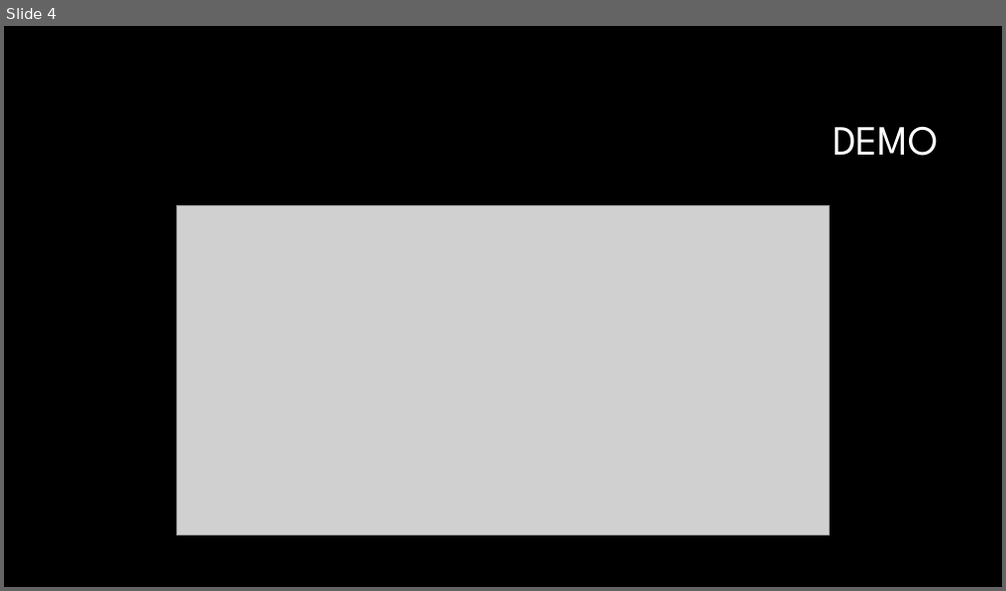
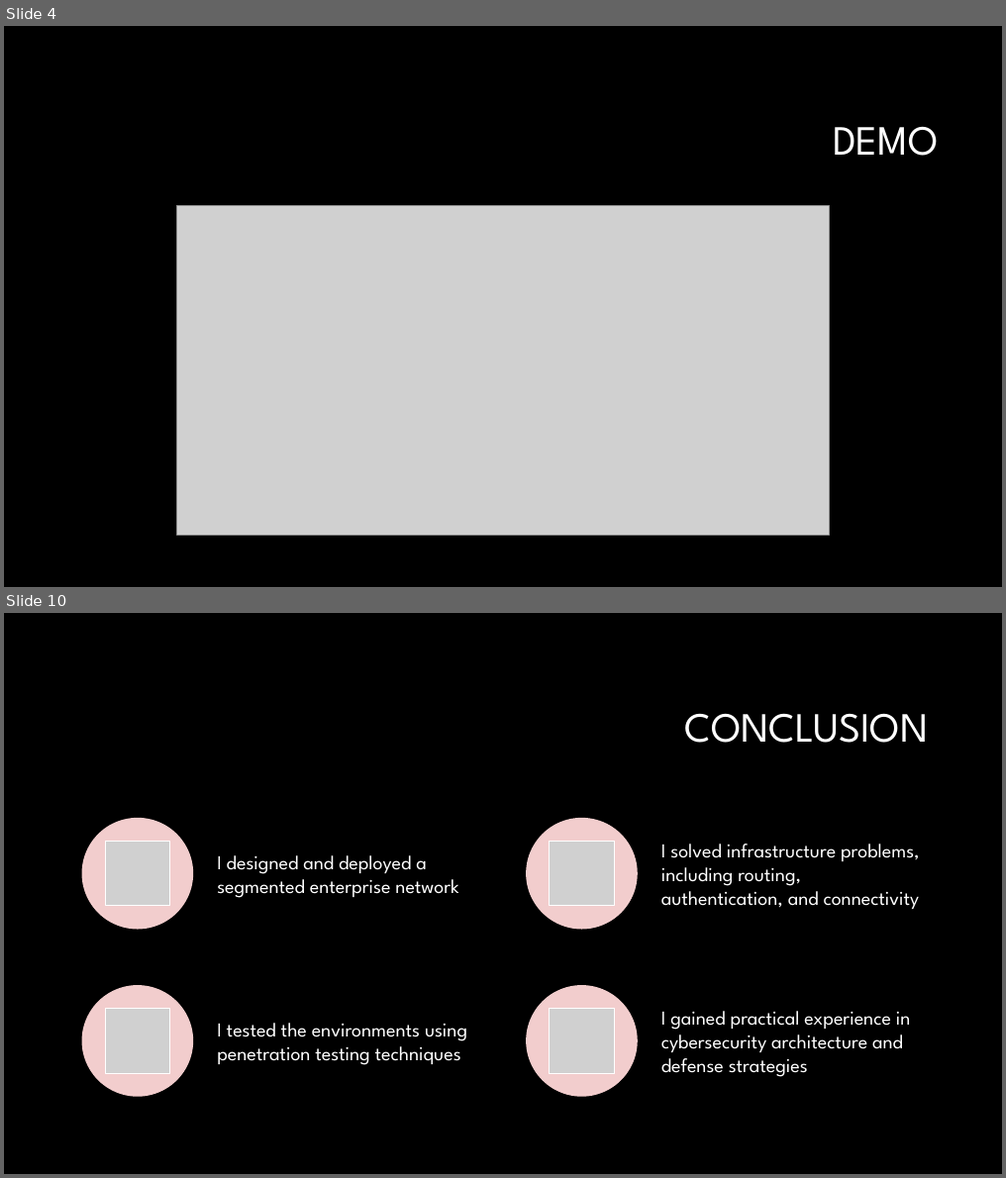
Before and after one commit to supertrey2004/Secure-Multi-Layer-Network-Project---Capstone, a slide deck: Docs/other/Slideshow.pptx. Shown one above the other, each under a label of ours: slide 4 before the commit, slides 4 and 10 after it; the slides between them are not shown. The pictures are 1006x591 and 1006x1178 pixels, drawn with LibreOffice and Linux fonts; fonts in the diff are those of the drawing; grey boxes stand for pictures; background and template pictures are left out. Boxes give left, top, right and bottom in pixels: in the first picture for what was removed or moved away, otherwise in the second. Text is boxed around its words. In the diff, an @@ line names an element or a change of style, - is before the commit and + after.

```diff
--- a/Docs/other/Slideshow.pptx
+++ b/Docs/other/Slideshow.pptx
@@ slide 10 added at [4, 613, 1002, 1174], background #000000 @@
@@ title added at [685, 713, 928, 743], 40 pt, text #FFFFFF @@
+CONCLUSION
@@ group added at [82, 818, 920, 1096]: 4 ellipses, 4 pictures, 4 texts @@
+I designed and deployed a segmented enterprise network
+I solved infrastructure problems, including routing, authentication, and connectivity
+I tested the environments using penetration testing techniques
+I gained practical experience in cybersecurity architecture and defense strategies
```
Also in this commit, not shown: 6 slides changed, 1 other slide added, 4 slides removed, 4 other files.
